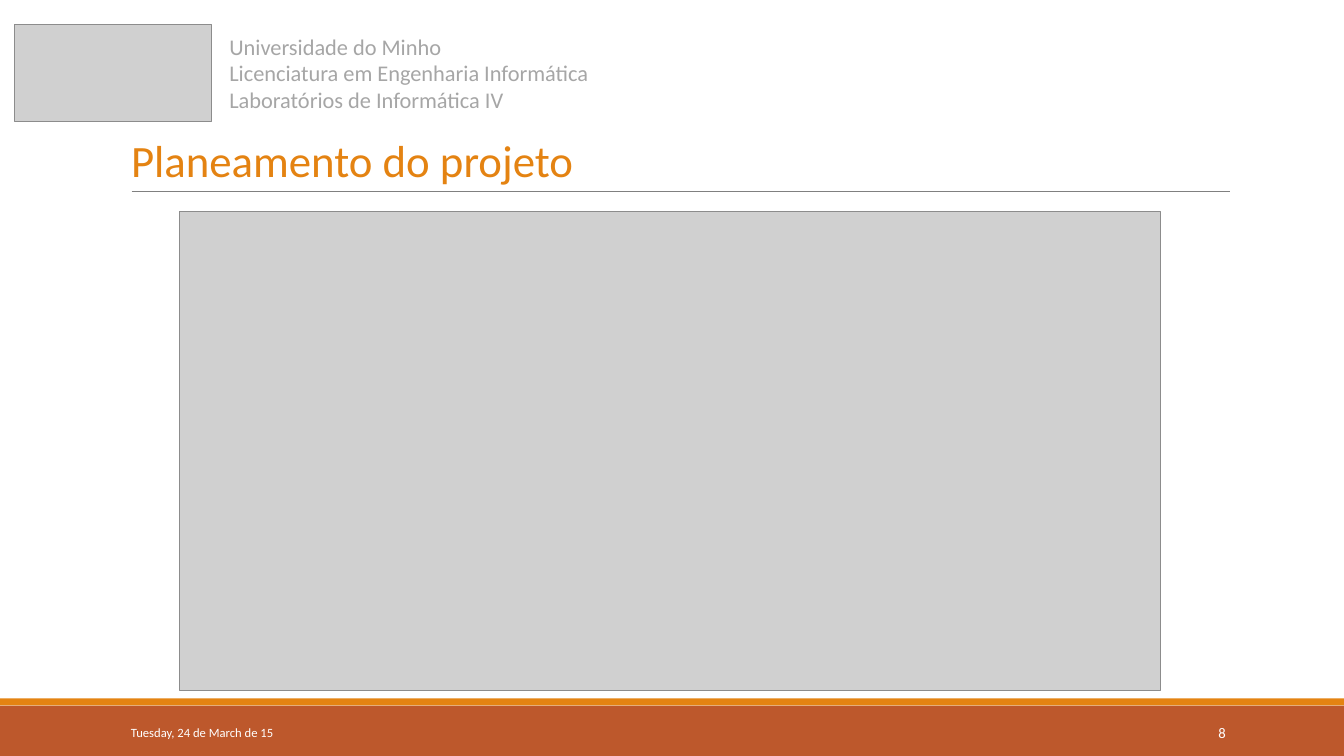
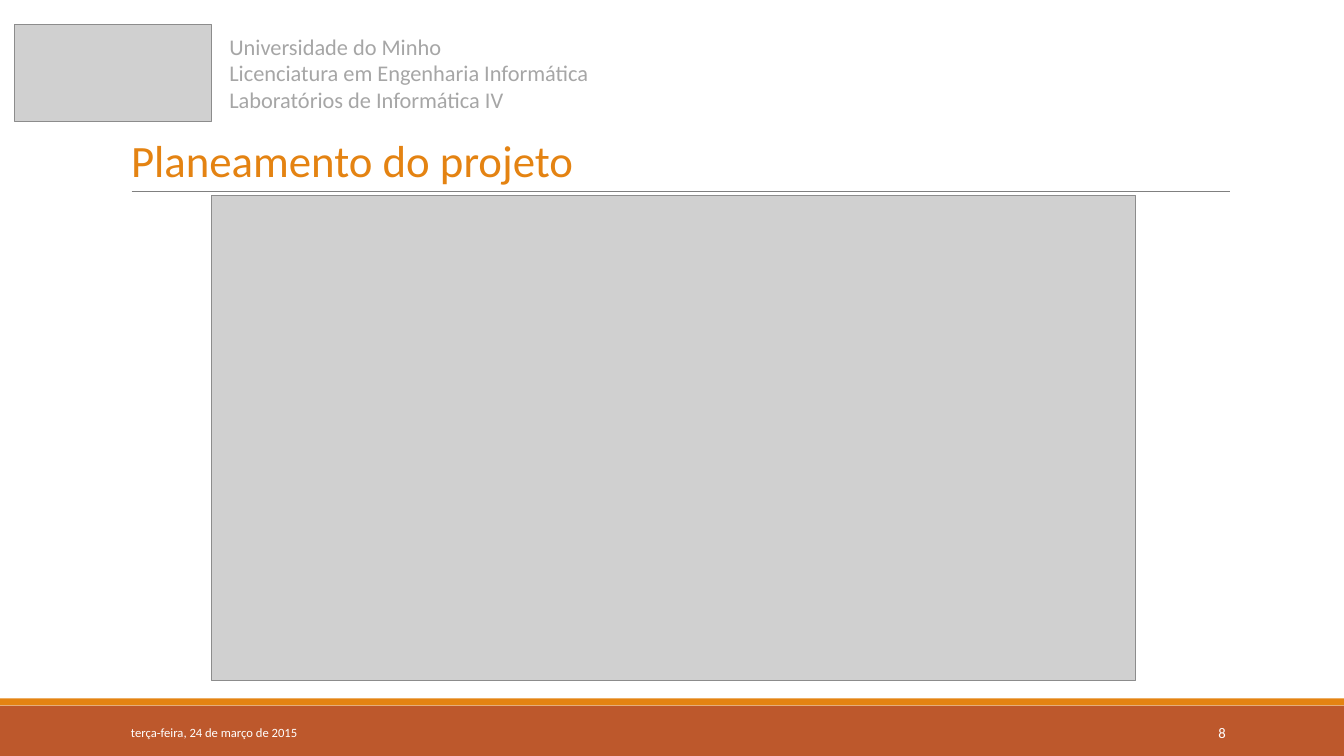
Before and after one commit to 7patricia/Aprende-com-os-Minions, a slide deck: slide 8 of 1ªFase/LI4-Grupo6-Fase1.pptx. Drawn at 1344x756 pixels with LibreOffice and Linux fonts; fonts in the diff are those of the drawing; grey boxes stand for pictures. Boxes give left, top, right and bottom in pixels: in the first picture for what was removed or moved away, otherwise in the second. Text is boxed around its words. In the diff, an @@ line names an element or a change of style, - is before the commit and + after.

```diff
--- a/1ªFase/LI4-Grupo6-Fase1.pptx
+++ b/1ªFase/LI4-Grupo6-Fase1.pptx
@@ picture: place and size @@
-picture at box(179, 212, 1159, 691)
+picture at box(212, 196, 1136, 681)
@@ text at box(131, 728, 298, 739): text changed @@
-Tuesday, 24 de March de 15
+terça-feira, 24 de março de 2015
```
Also in this commit, not shown: 7 other slides changed, 1 slide added.
